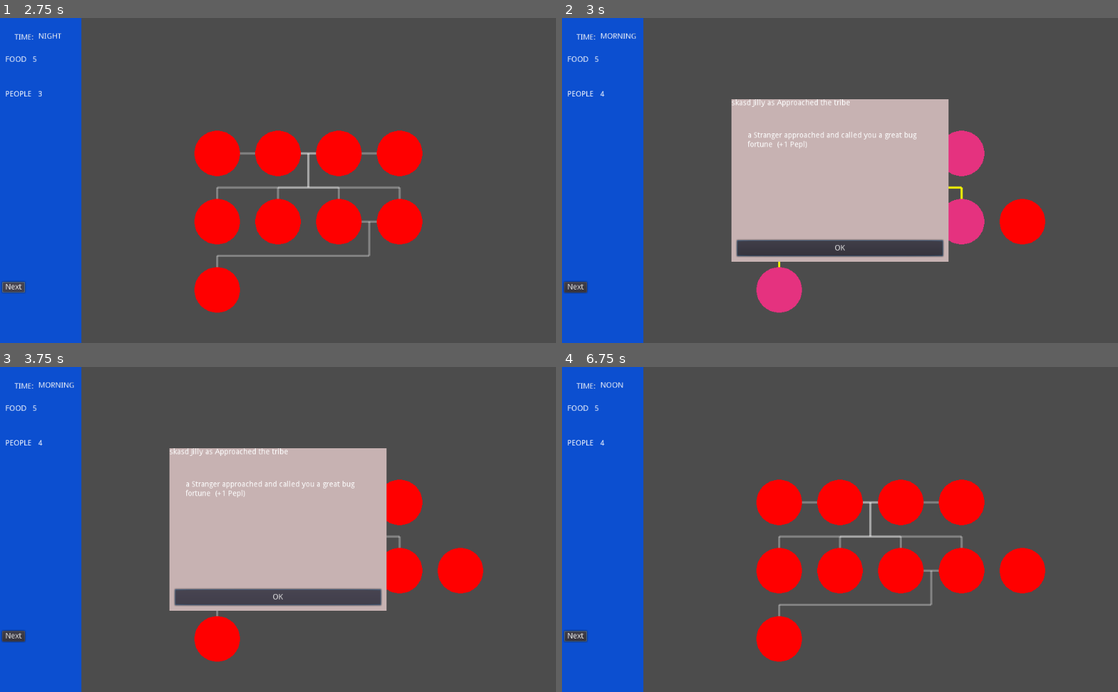
Above: before the commit, frames 1-4 (two rows, left to right).
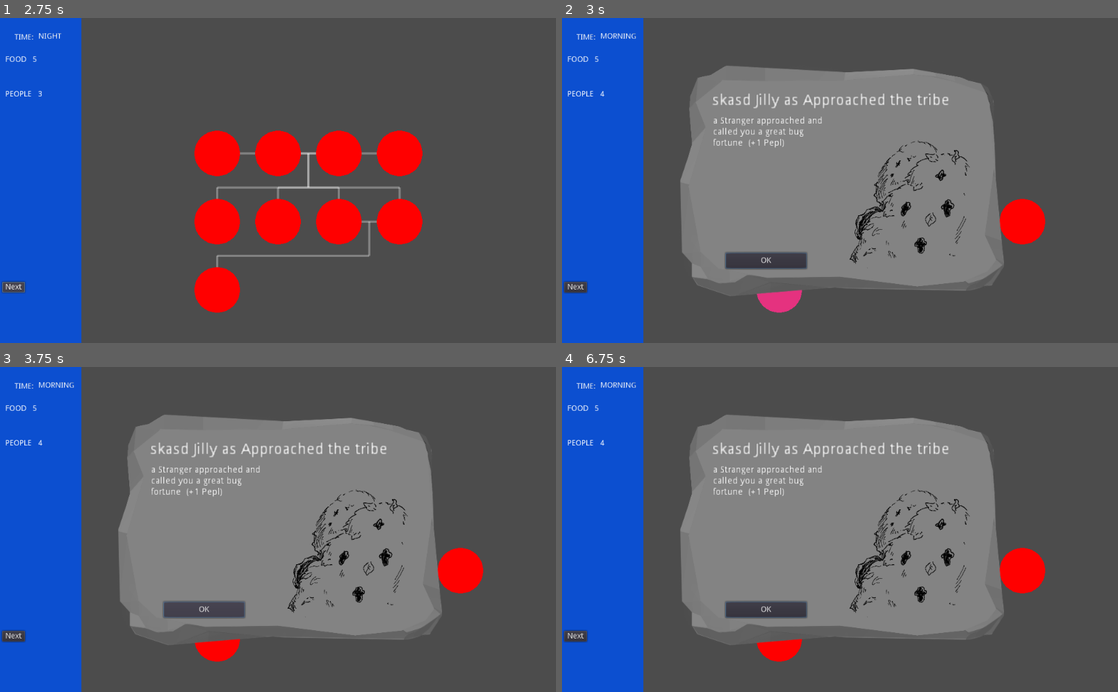
Above: after the commit, the same moments.

Repository: pmoco/GGJ23-FlipFlop_Gene
Game: Godot game, scene res://scenes/test.tscn
Same seed, same stepped clock (60 frames per second), same inputs: the game is played once before the commit and once after it.
Inputs (mouse positions are in pixels of both pictures, inside the frame that each line leads up to):
- Up to frame 1 (2.75 s): click "Next" at 0.5 s; click "Next" at 1.25 s; click "Next" at 2 s
- Up to frame 2 (3 s): tap Enter at 2.75 s; move the mouse to (962, 164) at 2.77 s; click (962, 164) at 2.92 s
- Up to frame 3 (3.75 s): click "OK" at 3.5 s
- Up to frame 4 (6.75 s): click "OK" at 4.25 s; click "OK" at 5 s; tap Space at 5.75 s; move the mouse to (728, 545) at 5.77 s; click (728, 545) at 5.92 s; tap Enter at 6.5 s; move the mouse to (895, 458) at 6.52 s; click (895, 458) at 6.67 s

Frame 1 is identical in both runs. In frame 2, 35% of the frame differs, in the area x 21-80%, y 14-86%; in frame 3, 35%; in frame 4, 35%.

Commit message:
Image background in Event Winfows
add the logic to load a texture in the background

Diff:
--- a/Event_manager.gd
+++ b/Event_manager.gd
@@ -13,9 +13,12 @@
 var _task_list=["injured","extra_food","death","betraied"]
 
 
-var rdmEventList =[StrangerFound.new() , DiedEvent.new(), SickEvent.new(), ExtrafoodEvent.new(), WoundedEvent.new(), MarryEvent.new()]
 
-#var rdmEventList =[StrangerFound.new() ]
+
+
+#var rdmEventList =[StrangerFound.new() , DiedEvent.new(), SickEvent.new(), ExtrafoodEvent.new(), WoundedEvent.new(), MarryEvent.new()]
+
+var rdmEventList =[StrangerFound.new(),MarryEvent.new() ]
 
 func getNightEvent(_scene) -> Event:
 	return rdmEventList[randi() % rdmEventList.size()]
--- a/scenes/EventWindow.gd
+++ b/scenes/EventWindow.gd
@@ -6,9 +6,11 @@
 # var a = 2
 # var b = "text"
 
-func open(title="", description="") :
+func open(title="", description="", photoPath = "") :
 	find_node("Title").text = title
 	find_node("Description").text = description
+	if photoPath != "":
+		find_node("EventWindowImage").texture = load(photoPath)
 	popup_centered()
 
 
--- a/scenes/test.tscn
+++ b/scenes/test.tscn
@@ -1,8 +1,9 @@
-[gd_scene load_steps=4 format=2]
+[gd_scene load_steps=5 format=2]
 
 [ext_resource path="res://scripts/SceneManager.gd" type="Script" id=1]
 [ext_resource path="res://scenes/EventWindow.gd" type="Script" id=2]
 [ext_resource path="res://scenes/SideBar.gd" type="Script" id=3]
+[ext_resource path="res://ASSETS/SPLASHART_FISHING.png" type="Texture" id=4]
 
 [node name="Control" type="Control"]
 anchor_right = 1.0
@@ -15,50 +16,61 @@
 anchor_top = 0.5
 anchor_right = 0.5
 anchor_bottom = 0.5
-margin_left = -200.0
-margin_top = -150.0
-margin_right = 200.0
-margin_bottom = 150.0
+margin_left = -305.5
+margin_top = -223.5
+margin_right = 305.5
+margin_bottom = 223.5
 script = ExtResource( 2 )
 
-[node name="ColorRect" type="ColorRect" parent="EventWindow"]
-anchor_right = 1.0
+[node name="EventWindowImage" type="TextureRect" parent="EventWindow"]
+margin_right = 611.0
+margin_bottom = 447.0
+texture = ExtResource( 4 )
+expand = true
+stretch_mode = 5
+
+[node name="Button" type="Button" parent="EventWindow/EventWindowImage"]
+anchor_left = 0.5
+anchor_top = 1.0
+anchor_right = 0.5
 anchor_bottom = 1.0
-color = Color( 0.784314, 0.701961, 0.701961, 1 )
-
-[node name="VBoxContainer" type="VBoxContainer" parent="EventWindow/ColorRect"]
-anchor_right = 1.0
-margin_bottom = 14.0
-
-[node name="Title" type="Label" parent="EventWindow/ColorRect/VBoxContainer"]
-margin_right = 400.0
-margin_bottom = 14.0
-autowrap = true
-
-[node name="VBoxContainer2" type="VBoxContainer" parent="EventWindow/ColorRect"]
-anchor_right = 1.0
-margin_left = 30.0
-margin_top = 60.0
-margin_right = -30.0
-margin_bottom = 260.0
-
-[node name="Description" type="Label" parent="EventWindow/ColorRect/VBoxContainer2"]
-margin_right = 340.0
-margin_bottom = 14.0
-autowrap = true
-
-[node name="Button" type="Button" parent="EventWindow/ColorRect"]
-anchor_top = 1.0
-anchor_right = 1.0
-anchor_bottom = 1.0
-margin_left = 10.0
-margin_top = -40.0
-margin_right = -10.0
-margin_bottom = -10.0
+margin_left = -211.0
+margin_top = -90.5
+margin_right = -61.0
+margin_bottom = -60.5
 text = "OK"
 __meta__ = {
 "_editor_description_": "OK"
 }
+
+[node name="VBoxContainer" type="VBoxContainer" parent="EventWindow/EventWindowImage"]
+anchor_right = 1.0
+margin_left = 70.0
+margin_top = 63.0
+margin_right = -241.0
+margin_bottom = 77.0
+rect_scale = Vector2( 2, 2 )
+
+[node name="Title" type="Label" parent="EventWindow/EventWindowImage/VBoxContainer"]
+margin_right = 300.0
+margin_bottom = 14.0
+text = "TITLE"
+valign = 1
+autowrap = true
+
+[node name="VBoxContainer2" type="VBoxContainer" parent="EventWindow/EventWindowImage"]
+anchor_right = 1.0
+margin_left = 71.5
+margin_top = 105.5
+margin_right = -364.5
+margin_bottom = 280.5
+rect_scale = Vector2( 1.2, 1.2 )
+
+[node name="Description" type="Label" parent="EventWindow/EventWindowImage/VBoxContainer2"]
+margin_right = 175.0
+margin_bottom = 82.0
+text = "çokasokdnfaksdºfkasºdjfasijdfioajdsofijadsoifjaosidjfoiasjdfoiajsdoifjasoidjfaoisdjfoiajsdfioajsdiofjadifjoaisjdiofjaoisdjfaijoiajsidjfoiajsdf"
+autowrap = true
 
 [node name="SideBar" type="ColorRect" parent="."]
 anchor_bottom = 1.0
--- a/scripts/Events/MarryEvent.gd
+++ b/scripts/Events/MarryEvent.gd
@@ -21,7 +21,7 @@
 	scene.peopleCount = scene.peopleCount +1
 
 	self.eventName =  "ThisisanEvent"
-	self.photoPath = "//"
+	self.photoPath = "ASSETS/SPLASHART_FISHING.png"
 
 #	scene.graph_holder
 	var baby = Character.new()
--- a/scripts/Events/StrangerFoundEvent.gd
+++ b/scripts/Events/StrangerFoundEvent.gd
@@ -13,7 +13,7 @@
 	scene.peopleCount = scene.peopleCount +1
 
 	self.eventName =  "ThisisanEvent"
-	self.photoPath = "//"
+	self.photoPath = "ASSETS/SPLASHART_HARVESTING.png"
 
 #	scene.graph_holder
 	var stranger = Character.new()
--- a/scripts/states/Morning.gd
+++ b/scripts/states/Morning.gd
@@ -20,7 +20,7 @@
 	event.triggerEvent( scene)
 
 	var eventWindow = scene.EventWindow
-	eventWindow.open(event.title , event.text)
+	eventWindow.open(event.title , event.text, event.photoPath)
 	# 	var event = scene.eventManager.GetNightEvent()
 	#  	event.show()
 	#	event.run(scene)
Not shown, added: ASSETS/SPLASHART_FISHING.png.import
Not shown, added: ASSETS/SPLASHART_HARVESTING.png.import
Not shown, added: ASSETS/UI_OVERLAYS/BACKGROUND.png.import
